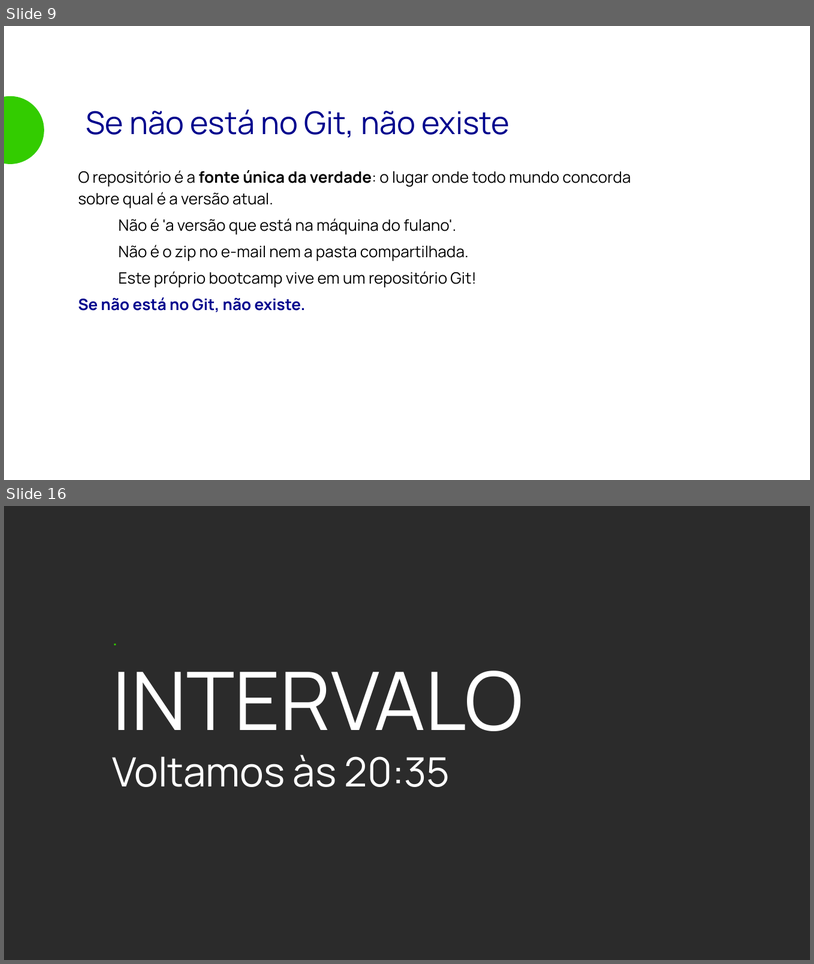
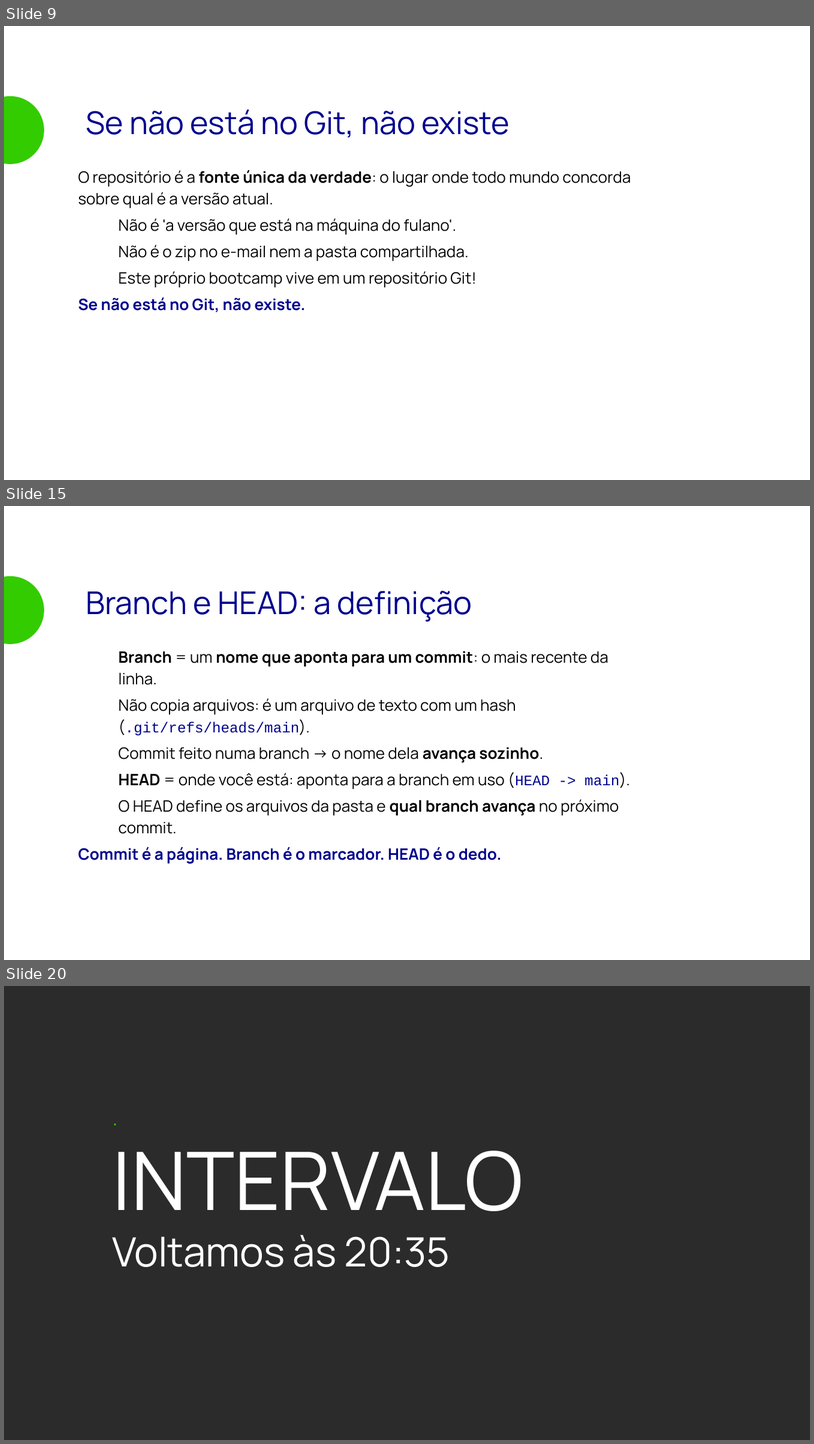
Before and after one commit to matera-vrn/bootcamp-devops-2026, a slide deck: aulas/aula-06-git/slides/aula-06.odp. Shown one above the other, each under a label of ours: slides 9 and 16 before the commit, slides 9, 15 and 20 after it; the slides between them are not shown. The pictures are 814x964 and 814x1444 pixels, drawn with LibreOffice and Linux fonts; fonts in the diff are those of the drawing; background and template pictures are left out; a plain dark background stands for a picture behind light text. Boxes give left, top, right and bottom in pixels: in the first picture for what was removed or moved away, otherwise in the second. Text is boxed around its words. In the diff, an @@ line names an element or a change of style, - is before the commit and + after.

```diff
--- a/aulas/aula-06-git/slides/aula-06.odp
+++ b/aulas/aula-06-git/slides/aula-06.odp
@@ slide 15 added at [4, 506, 810, 960], background picture (left out) @@
@@ ellipse added at [4, 576, 44, 644], fill #33CC00 @@
@@ text added at [86, 591, 473, 622], 28 pt, text #00048D @@
+Branch e HEAD: a definição
@@ text added at [78, 651, 620, 864], 14 pt, text #000000 @@
+● Branch = um nome que aponta para um commit: o mais recente da linha.
+● Não copia arquivos: é um arquivo de texto com um hash (.git/refs/heads/main).
+● Commit feito numa branch → o nome dela avança sozinho.
+● HEAD = onde você está: aponta para a branch em uso (HEAD -> main).
+● O HEAD define os arquivos da pasta e qual branch avança no próximo commit.
+Commit é a página. Branch é o marcador. HEAD é o dedo.
@@ what was slide 16 is now slide 20 @@
```
Also in this commit, not shown: 24 slides changed, 4 other slides added, 6 other files.
